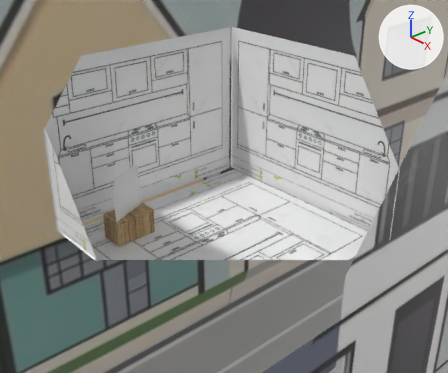
The Blender file public/models/blend/street.blend: old version first, new version second.
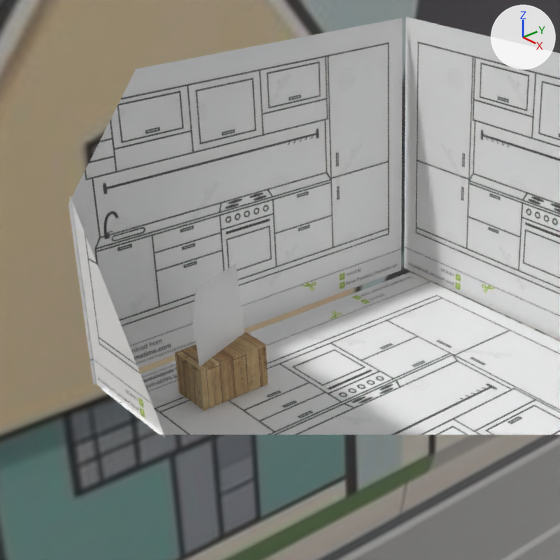
Each version appears first from a 50 mm camera at (0.173, -0.516, 0.184) aimed at (-0.092, -0.281, 0.008), and next in a close-up on the part from 1% to 71% of the width and 5% to 88% of the height. Lighting does not change. The marker at upper right points along +X, +Y and +Z. The older version's two pictures come first. Everything nearer to the camera than a plane just in front of the edit is cut away.

Script lines for the objects in view, before the commit:
```python
me_apartment_background = bpy.data.meshes.new('apartment_background')
me_apartment_background.from_pydata(...)  # 4 vertices, 1 face; spans x -0.679..0.679, y -0.5..0.5, z 0.0
me_apartment_background.materials.append(mat_apartment_background)  # picture img_apartment_background_png_001
me_cube_001 = bpy.data.meshes.new('Cube.001')
me_cube_001.from_pydata(...)  # a box spanning x -1.0..1.0, y -1.0..1.0, z -1.0..1.0
me_cube_001.materials.append(mat_floor)  # picture img_floor_png
me_plane = bpy.data.meshes.new('Plane')
me_plane.from_pydata([(-1.0, -1.0, 0.0), (1.0, -1.0, 0.0), (-1.0, 1.0, 0.0), (1.0, 1.0, 0.0)], [], [(0, 1, 3, 2)])
me_plane.materials.append(mat_tvblank)  # white #e7e7e7
ob_apartment_background = bpy.data.objects.new('apartment_background', me_apartment_background)
ob_apartment_background.location = (-0.1407, -0.3028, 0.0414)
ob_apartment_background.rotation_euler = (1.571, 0.0, 1.571)  # degrees (90, 0, 90)
ob_apartment_background.scale = (0.105, 0.105, 0.105)
ob_chest = bpy.data.objects.new('chest', me_cube_001)
ob_chest.location = (-0.1074, -0.3428, -0.0018)
ob_chest.scale = (0.00769, 0.0128, 0.00769)
ob_tvscreen = bpy.data.objects.new('TVScreen', me_plane)
ob_tvscreen.location = (-0.1074, -0.3428, 0.0184)
ob_tvscreen.rotation_euler = (-1.493, -0.0194, -1.191)  # degrees (-86, -1.1, -68)
ob_tvscreen.scale = (0.0131, 0.0131, 0.0131)
# also in view: 'apartment_background.002' at (-0.07, -0.373, 0.041); 'apartment_background.004' at (-0.069, -0.303, -0.01); 'street_background' at (-0.335, 0.0, 0.0); 'apartment_background.001' at (-0.07, -0.23, 0.041)
```
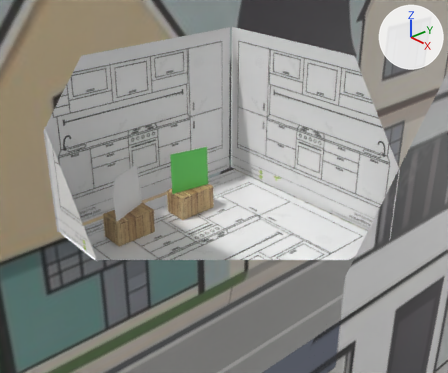
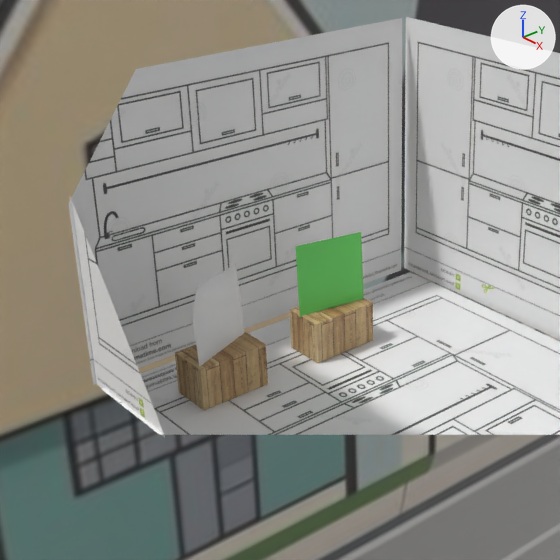
Edits to the bpy script that builds the scene:
```text
Add mat_tvblank2:
    mat_tvblank2 = principled_material('tvblank2')
    mat_tvblank2.base_color = (0.176, 0.8, 0.156)  # green #74e76e
Add me_plane_001:
    me_plane_001.from_pydata([(-1.0, -1.0, 0.0), (1.0, -1.0, 0.0), (-1.0, 1.0, 0.0), (1.0, 1.0, 0.0)], [], [(0, 1, 3, 2)])
    me_plane_001.materials.append(mat_tvblank2)  # green #74e76e
Add ob_tvscreen2:
    ob_tvscreen2 = bpy.data.objects.new('TVScreen2', me_plane_001)
    ob_tvscreen2.location = (-0.1074, -0.2956, 0.0184)
    ob_tvscreen2.rotation_euler = (-1.493, -0.0194, -1.731)  # degrees (-86, -1.1, -99)
    ob_tvscreen2.scale = (0.0131, 0.0131, 0.0131)
Add ob_chest_001:
    ob_chest_001 = bpy.data.objects.new('chest.001', me_cube_001.copy())  # the mesh of ob_chest
    ob_chest_001.location = (-0.1074, -0.2956, -0.0018)
    ob_chest_001.scale = (0.00769, 0.0128, 0.00769)
```

Location of each change, [x1, y1, x2, y2] in pixels of the close-ups (560 x 560 px):
'TVScreen2', added (green)
    after: [296, 232, 364, 317]
'chest.001', added
    after: [290, 298, 373, 363]
